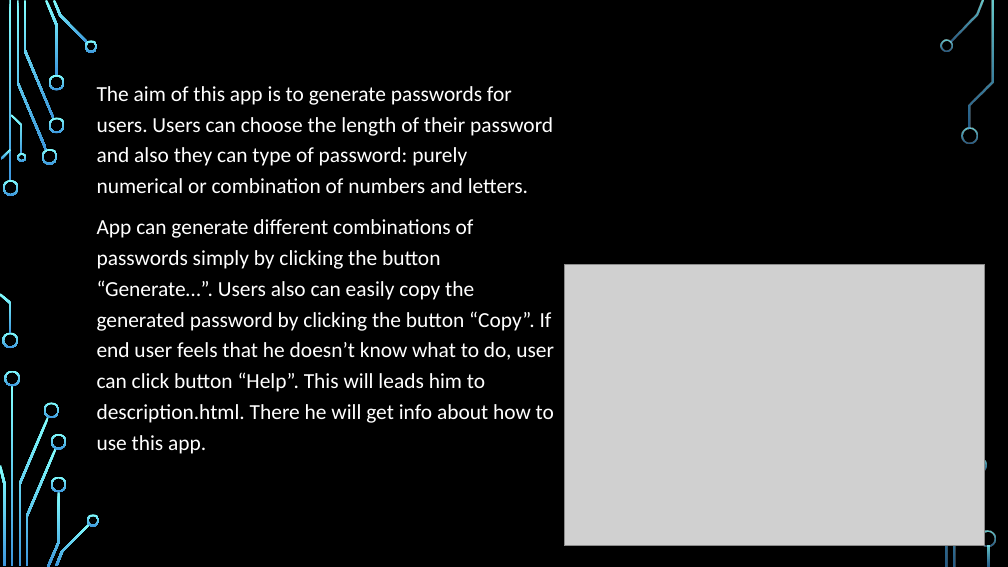
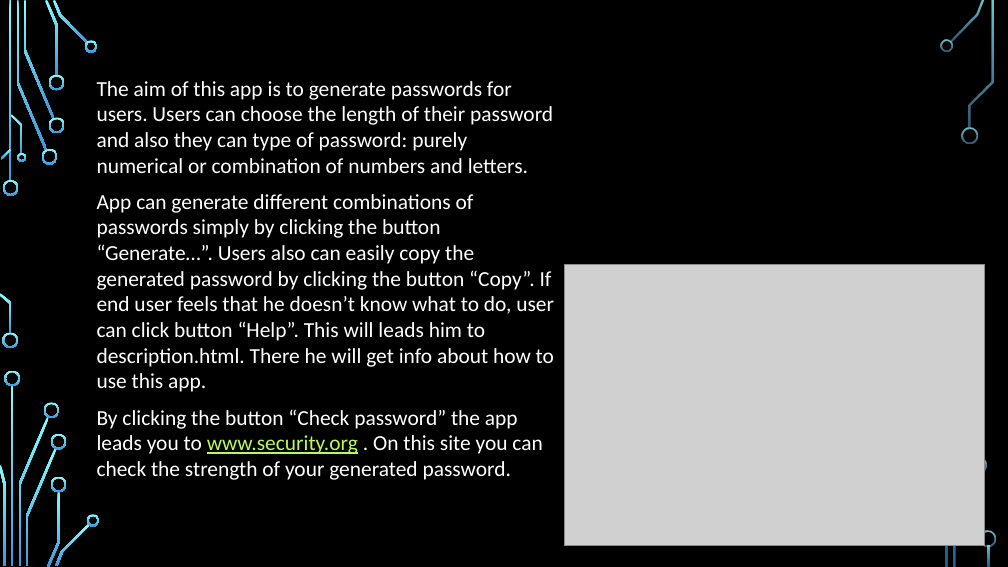
Before and after one commit to alexmen95/pass-generator, a slide deck: slide 7 of presentation.pptx (slide 6 before the commit). Drawn at 1008x567 pixels with LibreOffice and Linux fonts; fonts in the diff are those of the drawing; grey boxes stand for pictures; background and template pictures are left out. Boxes give left, top, right and bottom in pixels: in the first picture for what was removed or moved away, otherwise in the second. Text is boxed around its words. In the diff, an @@ line names an element or a change of style, - is before the commit and + after.

```diff
--- a/presentation.pptx
+++ b/presentation.pptx
@@ text at (97, 81, 554, 392): line spacing 1.2 to 1 @@
@@ text at (97, 409, 542, 480): paragraph added @@
+By clicking the button “Check password” the app leads you to www.security.org . On this site you can check the strength of your generated password.
```
Also in this commit, not shown: 1 other slide changed, 1 slide added.
